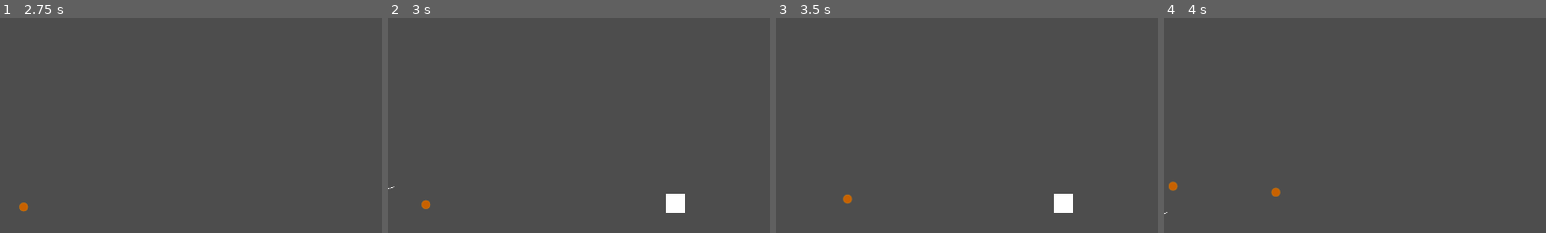
Above: before the commit, frames 1-4 (left to right).
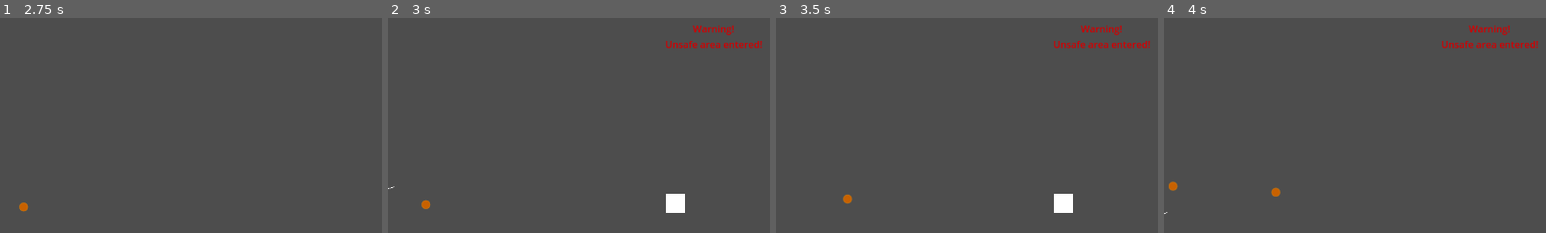
Above: after the commit, the same moments.

Repository: ArjanBroos/GMTK-2025
Game: Godot game, scene res://levels/kazu_test.tscn
Same seed, same stepped clock (60 frames per second), same inputs: the game is played once before the commit and once after it. This scene is started directly instead of the project's main scene.
Inputs (mouse positions are % of the whole screen's width and height, from its top left):
- Up to frame 1 (2.75 s): tap Enter at 0.5 s; move the mouse to (72, 45) at 0.52 s; tap Space at 0.77, 1.52 s; move the mouse to (30, 55) at 1.27 s; move the mouse to (60, 28) at 2.02 s
- Up to frame 2 (3 s): tap Space at 2.75 s; move the mouse to (45, 70) at 2.77 s
- Up to frame 3 (3.5 s): tap Space at 3.02 s
- Up to frame 4 (4 s): tap Enter at 3.5 s; move the mouse to (80, 65) at 3.52 s; tap Space at 3.77 s
The pictures show only the part of the screen within x 7-57%, y 27-77%; the shares and areas given below are measured in that part.

Frame 1 is identical in both runs. In frame 2, 0.6% of the frame differs, in the area x 72-98%, y 3-15%; in frame 3, 0.6%; in frame 4, 0.6%.

Commit message:
Kill player after grace period outside of safety
After entering unsafe space, a warning is shown, and after 5 seconds the player is killed

Diff:
--- a/gameManager/gameManager.tscn
+++ b/gameManager/gameManager.tscn
@@ -1,9 +1,12 @@
-[gd_scene load_steps=5 format=3 uid="uid://b0otbtktu22j8"]
+[gd_scene load_steps=6 format=3 uid="uid://b0otbtktu22j8"]
 
 [ext_resource type="Script" uid="uid://5vjm45mn1xfm" path="res://gameManager/game_manager.gd" id="1_8equb"]
 [ext_resource type="PackedScene" uid="uid://dfm10ac6t4mhr" path="res://HUD/gui.tscn" id="2_6ue64"]
 [ext_resource type="PackedScene" uid="uid://5g3i4mhst5kb" path="res://player/player.tscn" id="2_ah4dg"]
 [ext_resource type="PackedScene" uid="uid://c8no1lpcxau83" path="res://HUD/game_over.tscn" id="4_op76p"]
+
+[sub_resource type="LabelSettings" id="LabelSettings_op76p"]
+font_color = Color(0.828874, 0, 0.00784069, 1)
 
 [node name="GameManager" type="Node" node_paths=PackedStringArray("timeLabel", "scoreLabel", "game_over_hud")]
 script = ExtResource("1_8equb")
@@ -39,5 +42,26 @@
 text = "Score: 0"
 horizontal_alignment = 1
 
+[node name="unsafeLabel" type="Label" parent="GUI"]
+visible = false
+anchors_preset = 8
+anchor_left = 0.5
+anchor_top = 0.5
+anchor_right = 0.5
+anchor_bottom = 0.5
+offset_left = -81.5
+offset_top = -160.0
+offset_right = 81.5
+offset_bottom = -111.0
+grow_horizontal = 2
+grow_vertical = 2
+text = "Warning!
+Unsafe area entered!"
+label_settings = SubResource("LabelSettings_op76p")
+horizontal_alignment = 1
+
 [node name="GameOver" parent="." instance=ExtResource("4_op76p")]
 visible = false
+
+[node name="GracePeriodTimer" type="Timer" parent="."]
+wait_time = 5.0
--- a/gameManager/game_manager.gd
+++ b/gameManager/game_manager.gd
@@ -13,12 +13,20 @@
 @export var player_scene: PackedScene
 @export_file("*.tscn") var retry_scene_path: String
 
+@onready var unsafe_label: Label = $GUI/unsafeLabel
+@onready var grace_period_timer: Timer = $GracePeriodTimer
+
 # Called when the node enters the scene tree for the first time.
 func _ready() -> void:
 	# connect signal to update score
 	Signalbus.connect("increaseScore", updateScore)
 	Signalbus.connect("playerDied", _on_player_died)
 	Signalbus.connect("spawnAsteroid", increaseAsteroidCount)
+	Signalbus.connect("outOfSafety", _unsafe_area_entered)
+	Signalbus.connect("backInSafety", _safe_area_entered)
+
+	grace_period_timer.timeout.connect(_on_player_died)
+
 	game_over_hud.player_wants_to_try_again.connect(_on_player_wants_to_try_again)
 	print("starting scene")
 	resetScore()
@@ -95,3 +103,11 @@
 	# TODO Makes some sensible amount for switching the music
 	if nrAsteroids == 5 || nrAsteroids == 10:
 		Signalbus.increaseMusicStage.emit()
+
+func _unsafe_area_entered() -> void:
+	unsafe_label.visible = true
+	grace_period_timer.start()
+
+func _safe_area_entered() -> void:
+	unsafe_label.visible = false
+	grace_period_timer.stop()
--- a/globals/signalbus.gd
+++ b/globals/signalbus.gd
@@ -10,3 +10,6 @@
 signal spawnAsteroid
 
 signal despawnAsteroid
+
+signal outOfSafety
+signal backInSafety
--- a/levels/kazu_test.tscn
+++ b/levels/kazu_test.tscn
@@ -24,11 +24,8 @@
 retry_scene_path = "uid://cegnxgxnnp0s2"
 
 [node name="PlayerSpawnPoint" type="Node2D" parent="."]
-position = Vector2(526, 370)
+position = Vector2(809, 188)
 
 [node name="Safespace" parent="." instance=ExtResource("3_sdsww")]
-position = Vector2(737, 349)
-rotation = 154.965
-rotation_speed = 10.0
-inner_radius = 50.0
-outer_radius = 250.0
+position = Vector2(640, 296)
+rotation = 27.8211
--- a/safespace/safespace.gd
+++ b/safespace/safespace.gd
@@ -7,11 +7,14 @@
 @export
 var rotation_speed: float = 100.0
 @export_range(0,1000)
-var inner_radius: float = 25.0
+var inner_radius: float = 50.0
 @export_range(10,1000)
-var outer_radius: float = 150.0
+var outer_radius: float = 250.0
 @export
 var arc_length: int = 15
+
+@export
+var pause_in_editor: bool = false
 
 func _calculate_collision_shape() -> void:
 	# reset the editor shape and start making something that actually looks like a pizza slice
@@ -33,7 +36,6 @@
 func _ready() -> void:
 	_calculate_collision_shape()
 
-# Called every frame. 'delta' is the elapsed time since the previous frame.
 func _process(delta: float) -> void:
 	if Engine.is_editor_hint():
 		# explicitly calculate the shape here because in-editor
@@ -41,8 +43,11 @@
 		_calculate_collision_shape()
 		queue_redraw()
 
-	rotate(deg_to_rad(rotation_speed / 100))
+	if !Engine.is_editor_hint() || (Engine.is_editor_hint() && !pause_in_editor):
+		rotate(deg_to_rad(rotation_speed / 100))
 
 func _on_area_2d_area_entered(area: Area2D) -> void:
-	print("Player entering!")
-	pass # Replace with function body.
+	Signalbus.backInSafety.emit()
+
+func _on_safe_area_area_exited(area: Area2D) -> void:
+	Signalbus.outOfSafety.emit()
--- a/safespace/safespace.tscn
+++ b/safespace/safespace.tscn
@@ -12,3 +12,4 @@
 polygon = PackedVector2Array(0, 0, 0, -207, 26, -216, 57, -219, 89, -214, 116, -200, 141, -183, 153, -162)
 
 [connection signal="area_entered" from="SafeArea" to="." method="_on_area_2d_area_entered"]
+[connection signal="area_exited" from="SafeArea" to="." method="_on_safe_area_area_exited"]
